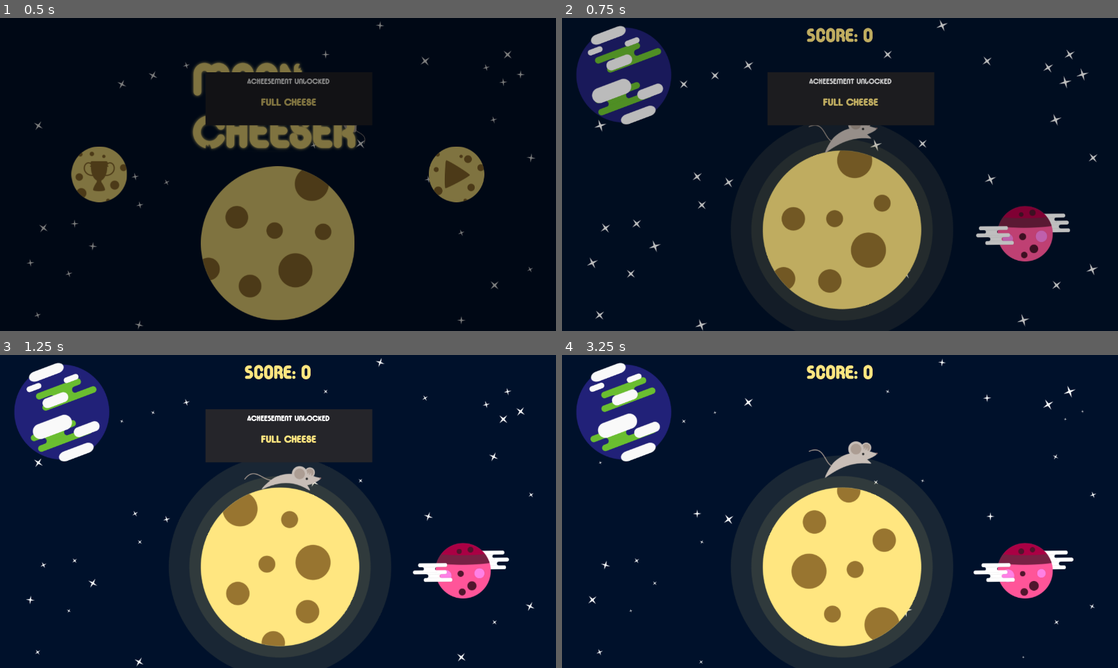
Above: before the commit, frames 1-4 (two rows, left to right).
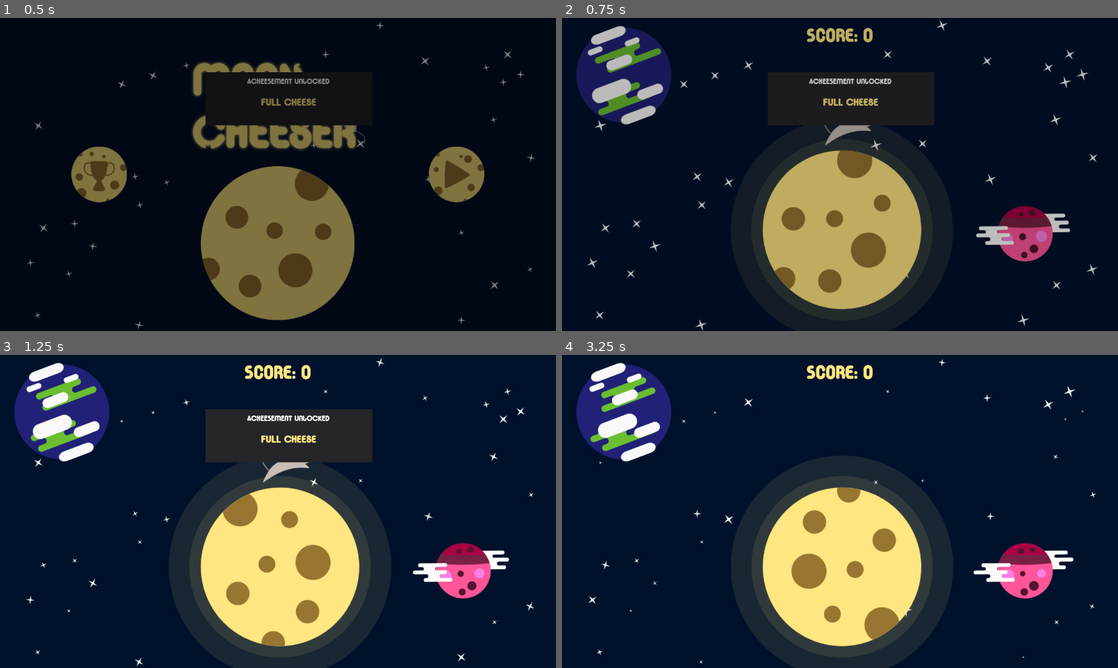
Above: after the commit, the same moments.

Repository: pigdevstudio/moon-cheeser
Game: Godot game, scene res://screens/Title_Screen/TitleScreen.tscn
Same seed, same stepped clock (60 frames per second), same inputs: the game is played once before the commit and once after it. Sound files missing from this copy of the repository are replaced by a short silence.
Inputs (mouse positions are in pixels of both pictures, inside the frame that each line leads up to):
- Up to frame 1 (0.5 s): no input
- Up to frame 2 (0.75 s): click (1017, 174) at 0.5 s
- Up to frame 3 (1.25 s): no input
- Up to frame 4 (3.25 s): move the mouse to (962, 495) at 1.27 s; hold Space (jump) 1.28-2 s; click (962, 495) at 1.42 s; drag from (728, 527) to (845, 470) at 2.02 s; move the mouse to (895, 442) at 2.77 s; hold Shift from 2.78 s (still down); click (895, 442) at 2.92 s; tap Space (jump) at 3.05 s

Frame 1 is identical in both runs. In frame 2, 0.4% of the frame differs, in the area x 44-57%, y 34-44%; in frame 3, 0.6%, in the area x 43-58%, y 34-44%; in frame 4, 0.5%.
Error after the commit: Parse Error: Parse error: Spaces used before tabs on a line (res://levels/Level.gd:22)

Commit message:
Close #27 #28 and #30

Diff:
--- a/source/actors/Astromouse/Astromouse.tscn
+++ b/source/actors/Astromouse/Astromouse.tscn
@@ -1,11 +1,11 @@
 [gd_scene load_steps=18 format=2]
 
 [ext_resource path="res://actors/Astromouse/SpaceActor.gd" type="Script" id=1]
-[ext_resource path="res://actors/Astromouse/sprites/jump_01.png" type="Texture" id=2]
-[ext_resource path="res://actors/Astromouse/sprites/walk_01.png" type="Texture" id=3]
-[ext_resource path="res://actors/Astromouse/sprites/jump_02.png" type="Texture" id=4]
-[ext_resource path="res://actors/Astromouse/sprites/walk_03.png" type="Texture" id=5]
-[ext_resource path="res://actors/Astromouse/sprites/walk_04.png" type="Texture" id=6]
+[ext_resource path="res://actors/Astromouse/sprites/walk_01.png" type="Texture" id=2]
+[ext_resource path="res://actors/Astromouse/sprites/jump_02.png" type="Texture" id=3]
+[ext_resource path="res://actors/Astromouse/sprites/walk_03.png" type="Texture" id=4]
+[ext_resource path="res://actors/Astromouse/sprites/walk_04.png" type="Texture" id=5]
+[ext_resource path="res://actors/Astromouse/sprites/jump_01.png" type="Texture" id=6]
 [ext_resource path="res://actors/Astromouse/Actions.gd" type="Script" id=7]
 [ext_resource path="res://actors/Astromouse/actions/JumpMultiple.tscn" type="PackedScene" id=8]
 [ext_resource path="res://actors/Astromouse/actions/strategies/JumpReflected.tscn" type="PackedScene" id=9]
@@ -15,28 +15,28 @@
 [ext_resource path="res://actors/Astromouse/1_jump.wav" type="AudioStream" id=13]
 [ext_resource path="res://objects/Cheese/pickup.wav" type="AudioStream" id=14]
 
-[sub_resource type="SpriteFrames" id=6]
+[sub_resource type="SpriteFrames" id=1]
 animations = [ {
 "frames": [ ExtResource( 2 ), ExtResource( 3 ) ],
-"loop": false,
-"name": "Jump",
-"speed": 4.0
-}, {
-"frames": [ ExtResource( 3 ), ExtResource( 4 ) ],
 "loop": false,
 "name": "Fall",
 "speed": 5.0
 }, {
-"frames": [ ExtResource( 3 ), ExtResource( 5 ), ExtResource( 6 ) ],
+"frames": [ ExtResource( 2 ), ExtResource( 4 ), ExtResource( 5 ) ],
 "loop": true,
 "name": "Run",
 "speed": 7.0
+}, {
+"frames": [ ExtResource( 6 ), ExtResource( 2 ) ],
+"loop": false,
+"name": "Jump",
+"speed": 4.0
 } ]
 
-[sub_resource type="RectangleShape2D" id=1]
-extents = Vector2( 53.0001, 21.6667 )
+[sub_resource type="RectangleShape2D" id=2]
+extents = Vector2( 32.6667, 21.6667 )
 
-[sub_resource type="CapsuleShape2D" id=5]
+[sub_resource type="CapsuleShape2D" id=3]
 radius = 31.6664
 height = 90.0004
 
@@ -49,12 +49,13 @@
 [node name="AnimatedSprite" type="AnimatedSprite" parent="."]
 rotation = -4.46638e-06
 scale = Vector2( 0.7, 0.7 )
-frames = SubResource( 6 )
+frames = SubResource( 1 )
 animation = "Jump"
 offset = Vector2( 6.51268, -9.69908 )
 
 [node name="Shape" type="CollisionShape2D" parent="."]
-shape = SubResource( 1 )
+position = Vector2( 10.6667, 0 )
+shape = SubResource( 2 )
 
 [node name="Timer" type="Timer" parent="."]
 wait_time = 1.3
--- a/source/actors/Astromouse/SpaceActor.gd
+++ b/source/actors/Astromouse/SpaceActor.gd
@@ -1,7 +1,10 @@
 extends "res://objects/SpaceKinematicBody.gd"
+
+signal died
 
 func _ready():
 	$Actions.kinematic_actor = self
+
 
 func _on_Astromouse_collided(collision):
 	var collider = collision.collider
@@ -13,10 +16,11 @@
 		$AnimatedSprite.play("Run")
 
 func die():
-	$Shape.disabled = true
-	$PickupArea/CollisionShape2D.disabled = true
+	$Shape.call_deferred("set_disabled", true)
+	$PickupArea/CollisionShape2D.call_deferred("set_disabled", true)
 	$SFX.play("Damage")
 	yield($SFX, "finished")
+	emit_signal("died")
 	queue_free()
 
 
--- a/source/levels/Level.gd
+++ b/source/levels/Level.gd
@@ -12,12 +12,14 @@
 	randomize()
 
 func _set_astromouse(new_astromouse):
+	if not new_astromouse:
+		return
 	astromouse = new_astromouse
-	astromouse.connect("tree_exited", self, "_on_Astromouse_tree_exited")
+	astromouse.connect("died", self, "_on_Astromouse_died")
 	$Moon.astromouse = astromouse
 
-func _on_Astromouse_tree_exited():
-	emit_signal("game_over")
+func _on_Astromouse_died():
+ 	emit_signal("game_over")
 
 func _on_Starmouse_tree_exiting(starmouse):
 	instance_astromouse(starmouse.position)
@@ -29,6 +31,7 @@
 
 func add_child(node, legible_unique_name = false):
 	if node is Starmouse:
+		astromouse.queue_free()
 		node.connect("tree_exiting", self, "_on_Starmouse_tree_exiting", [node])
 	elif node is SpaceActor:
 		_set_astromouse(node)
--- a/source/objects/DragArea.tscn
+++ b/source/objects/DragArea.tscn
@@ -3,7 +3,7 @@
 [ext_resource path="res://objects/DragArea.gd" type="Script" id=1]
 
 [sub_resource type="CircleShape2D" id=1]
-radius = 69.0086
+radius = 45.5441
 
 [node name="DragArea" type="Area2D"]
 script = ExtResource( 1 )
@@ -12,5 +12,4 @@
 shape = SubResource( 1 )
 
 [connection signal="input_event" from="." to="." method="_on_input_event"]
-[connection signal="mouse_entered" from="." to="." method="set_process_unhandled_input" binds= [ false ]]
 [connection signal="mouse_exited" from="." to="." method="_on_mouse_exited"]
--- a/source/objects/space_flying_bodies/star/Star.gd
+++ b/source/objects/space_flying_bodies/star/Star.gd
@@ -1,17 +1,13 @@
 extends "res://objects/space_flying_bodies/SpaceFlyingBody.gd"
 
-func _on_collided(collision):
-	if collision.collider.is_in_group("player"):
-		spawn_starmouse(collision)
-		collision.collider.queue_free()
+func spawn_starmouse():
+	var spawner = get_node("StarmouseSpawner").duplicate()
+	spawner.global_position = global_position
+	get_parent().add_child(spawner)
+	spawner.call_deferred("spawn")
+	spawner.queue_free()
+
+func _on_StarmousePickupArea_body_entered(body):
+	if body.is_in_group("player"):
+		spawn_starmouse()
 		queue_free()
-	else:
-		._on_collided(collision)
-
-
-func spawn_starmouse(collision):
-	var spawner = get_node("StarmouseSpawner").duplicate()
-	get_parent().add_child(spawner)
-	spawner.global_position = collision.position
-	spawner.spawn()
-	spawner.queue_free()
--- a/source/objects/space_flying_bodies/star/Star.tscn
+++ b/source/objects/space_flying_bodies/star/Star.tscn
@@ -14,11 +14,15 @@
 offsets = PoolRealArray( 0.397297, 1 )
 colors = PoolColorArray( 0.666667, 0.666667, 1, 1, 0.666667, 0.666667, 1, 0 )
 
+[sub_resource type="CircleShape2D" id=3]
+radius = 44.3321
+
 [node name="Star" instance=ExtResource( 1 )]
 script = ExtResource( 2 )
 
 [node name="Sprite" parent="." index="1"]
 frames = ExtResource( 3 )
+frame = 1
 
 [node name="Tail" parent="Sprite" index="0"]
 position = Vector2( 329.011, 0.84753 )
@@ -35,3 +39,10 @@
 spread = 180.0
 min_radius = 35.0
 max_radius = 50.0
+
+[node name="StarmousePickupArea" type="Area2D" parent="." index="5"]
+
+[node name="CollisionShape2D" type="CollisionShape2D" parent="StarmousePickupArea" index="0"]
+shape = SubResource( 3 )
+
+[connection signal="body_entered" from="StarmousePickupArea" to="." method="_on_StarmousePickupArea_body_entered"]
Not shown: 1 places in source/actors/Astromouse/Astromouse.tscn that only renumber resources
Not shown: 1 places in source/objects/space_flying_bodies/star/Star.tscn that only renumber resources
